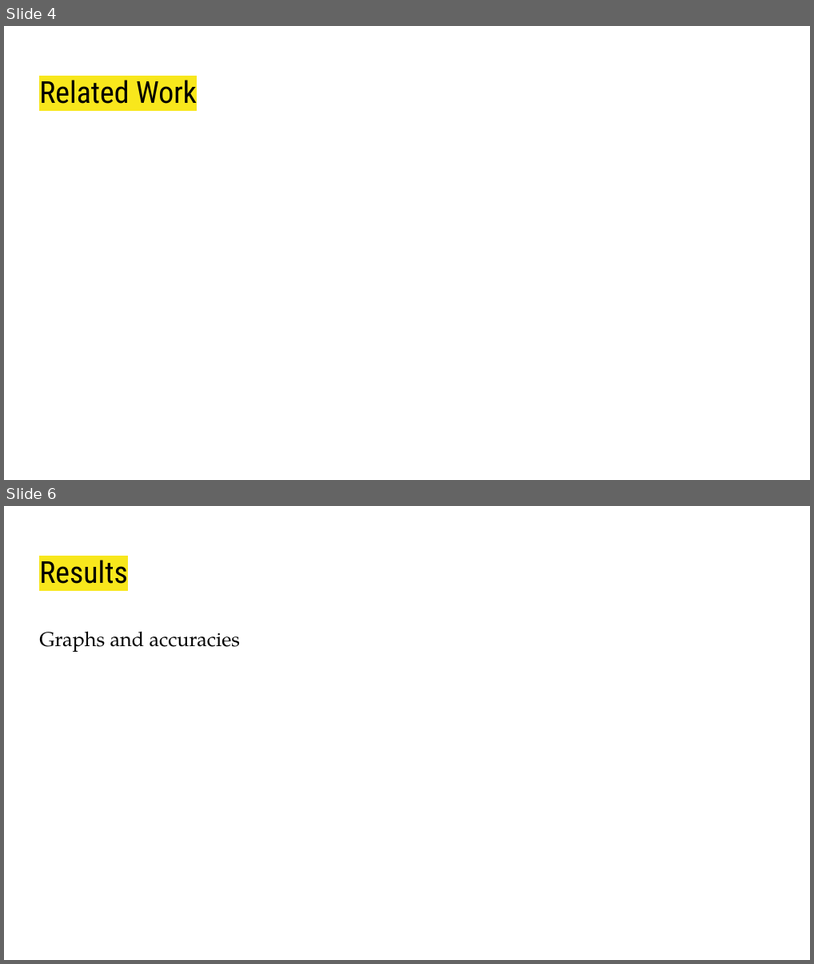
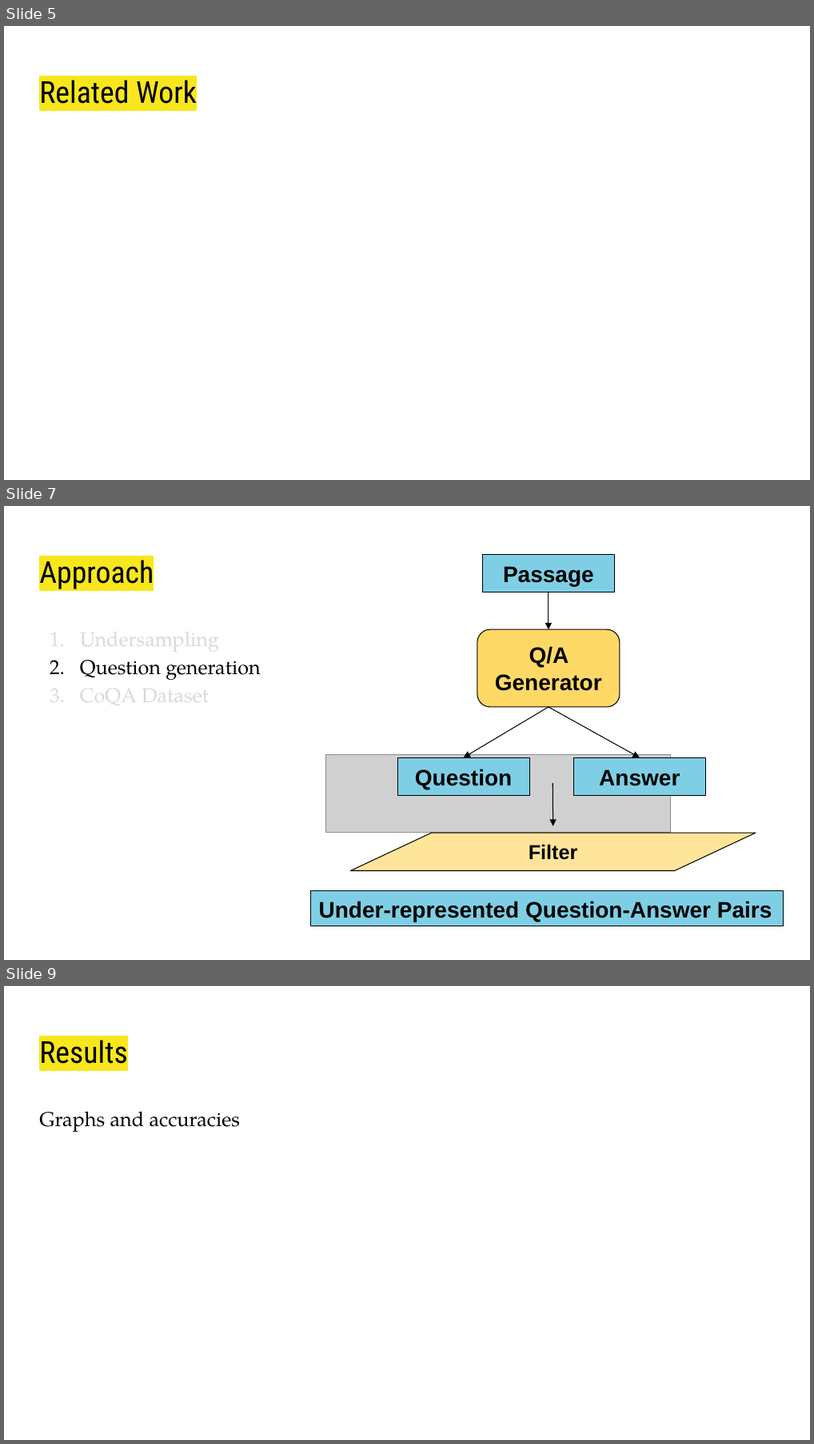
Before and after one commit to g-gagan/Advanced_NLP_Project, a slide deck: CS769 Presentation.pptx. Shown one above the other, each under a label of ours: slides 4 and 6 before the commit, slides 5, 7 and 9 after it; the slides between them are not shown. The pictures are 814x964 and 814x1444 pixels, drawn with LibreOffice and Linux fonts; fonts in the diff are those of the drawing; grey boxes stand for pictures. Boxes give left, top, right and bottom in pixels: in the first picture for what was removed or moved away, otherwise in the second. Text is boxed around its words. In the diff, an @@ line names an element or a change of style, - is before the commit and + after.

Commit message:
Under Sampling and Over Sampling

```diff
--- a/CS769 Presentation.pptx
+++ b/CS769 Presentation.pptx
@@ slide 7 added at (x1=4, y1=506, x2=810, y2=960), background #FFFFFF @@
@@ title added at (x1=39, y1=560, x2=154, y2=589), 27 pt, text #000000 @@
+Approach
@@ rectangle added at (x1=483, y1=554, x2=615, y2=592), fill #7ECFE5, outline #000000 0.75 pt, 20 pt, text #000000, bold @@
+Passage
@@ arrow added from (549, 592) to (549, 629), #000000 0.75 pt @@
@@ text added at (x1=80, y1=622, x2=260, y2=711), 18 pt, text #D9D9D9 @@
+1. Undersampling
+2. Question generation
+3. CoQA Dataset
@@ rounded rectangle added at (x1=478, y1=629, x2=620, y2=707), fill #FFD966, outline #000000 0.75 pt, 20 pt, text #000000, bold @@
+Q/A Generator
@@ arrow added from (549, 707) to (464, 757), #000000 0.75 pt @@
@@ arrow added from (549, 707) to (640, 757), #000000 0.75 pt @@
@@ picture added at (x1=326, y1=754, x2=672, y2=832) @@
@@ rectangle added at (x1=398, y1=757, x2=530, y2=796), fill #7ECFE5, outline #000000 0.75 pt, 20 pt, text #000000, bold @@
+Question
@@ rectangle added at (x1=574, y1=757, x2=706, y2=796), fill #7ECFE5, outline #000000 0.75 pt, 20 pt, text #000000, bold @@
+Answer
@@ arrow added from (553, 784) to (553, 826), #000000 0.75 pt @@
@@ flow chart input output added at (x1=350, y1=832, x2=756, y2=871), fill #FFE599, outline #000000 0.75 pt, 18 pt, text #000000, bold @@
+Filter
@@ rectangle added at (x1=311, y1=891, x2=784, y2=926), fill #7ECFE5, outline #000000 0.75 pt, 20 pt, text #000000, bold @@
+Under-represented Question-Answer Pairs
@@ what was slide 4 is now slide 5 @@
@@ what was slide 6 is now slide 9 @@
```
Also in this commit, not shown: 3 slides changed, 2 other slides added.
